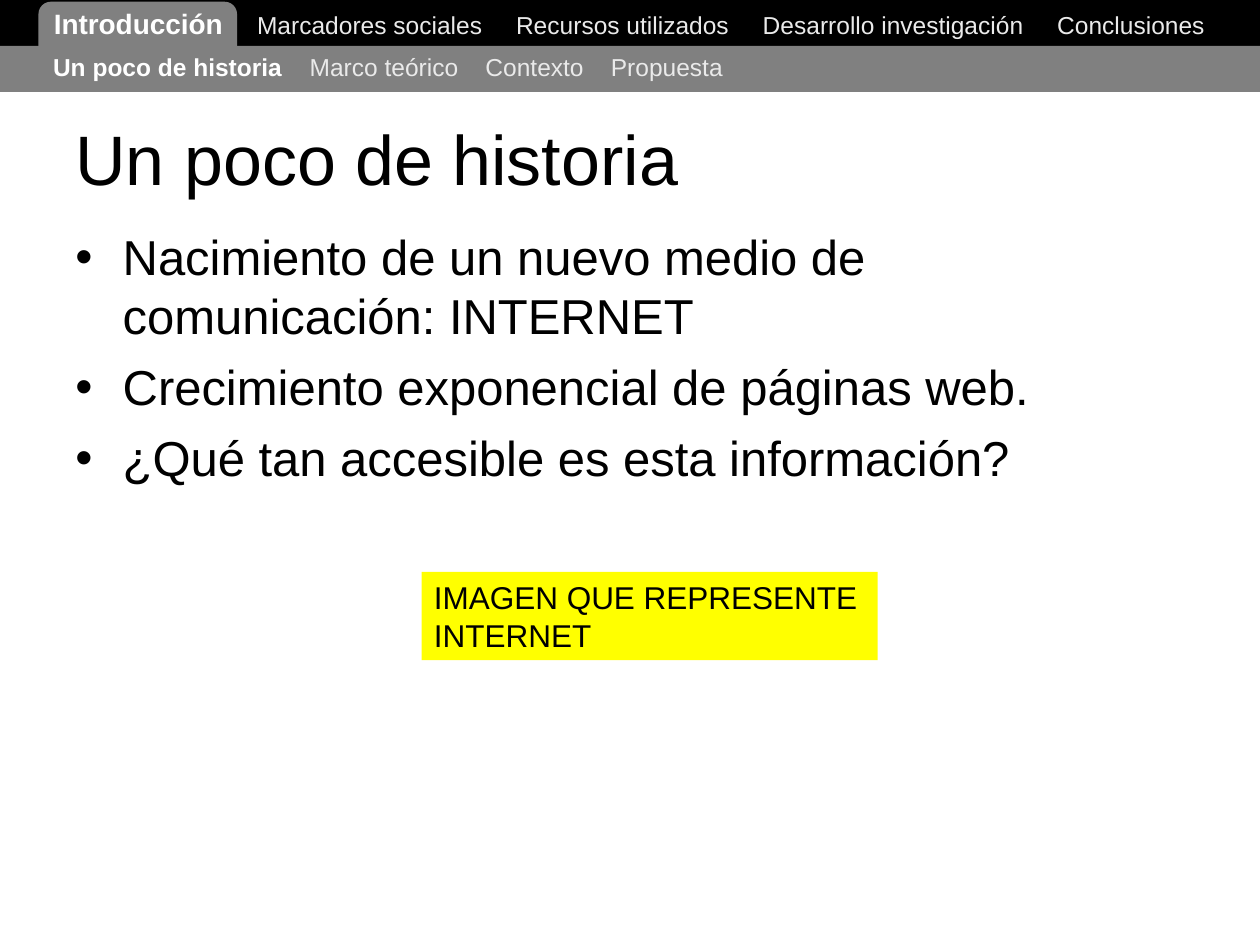
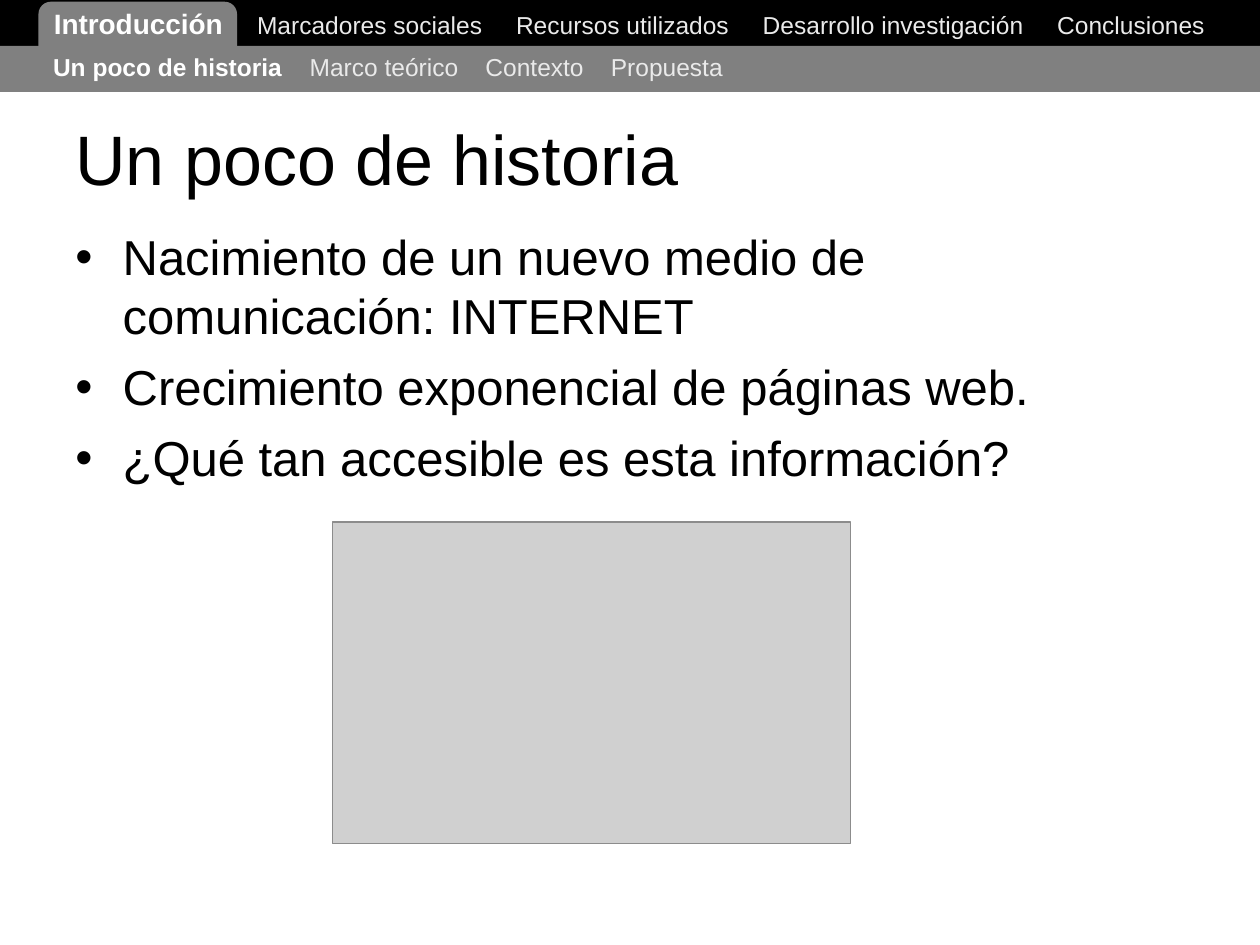
Before and after one commit to ak907kenai/nicotournetesis, a slide deck: slide 4 of docs_trunk/Nicolás Tourné - Presentación Tesis (v1).ppt. Drawn at 1260x945 pixels with LibreOffice and Linux fonts; fonts in the diff are those of the drawing; grey boxes stand for pictures. Boxes give left, top, right and bottom in pixels: in the first picture for what was removed or moved away, otherwise in the second. Text is boxed around its words. In the diff, an @@ line names an element or a change of style, - is before the commit and + after.

```diff
--- a/docs_trunk/Nicolás Tourné - Presentación Tesis (v1).ppt
+++ b/docs_trunk/Nicolás Tourné - Presentación Tesis (v1).ppt
@@ picture added at bbox=[333, 522, 850, 843] @@
@@ rectangle removed at bbox=[422, 572, 878, 660] @@
-IMAGEN QUE REPRESENTE INTERNET
```
Also in this commit, not shown: 5 other slides changed, 1 slide removed, 1 other file.
